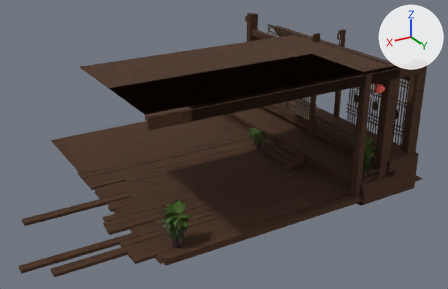
An edit to the FBX model Assets/Art/Models/scene2_textures.fbx, drawn before and after from the same camera.
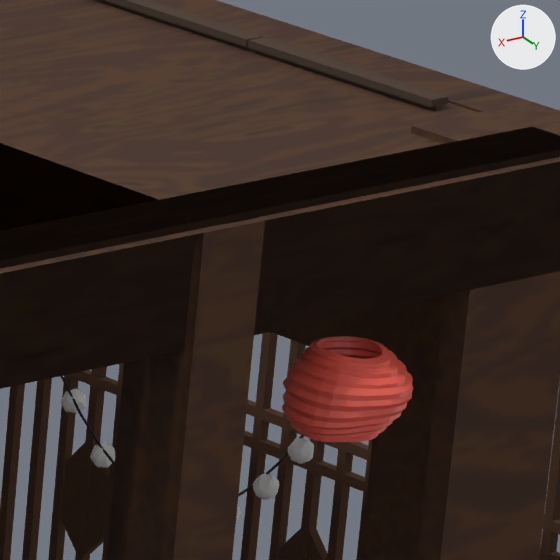
The first picture shows the older version from a 50 mm lens placed at (9.49, 16.65, 8.82), pointed at (0.11, 1.0, 1.0). The close-ups show the older and then the newer version on the part from 78% to 89% of the width and 19% to 36% of the height of that picture. Only the edits that show in the close-ups are written down. The axes (+X, +Y, +Z) are drawn at upper right. The lights are the same throughout. Where no turn or scale is listed for an object, it has been applied to the vertices.

Objects in the first close-up: 'Cube.011', 'fence long', 'lamp', 'lightstrip', 'pillar_roof'.
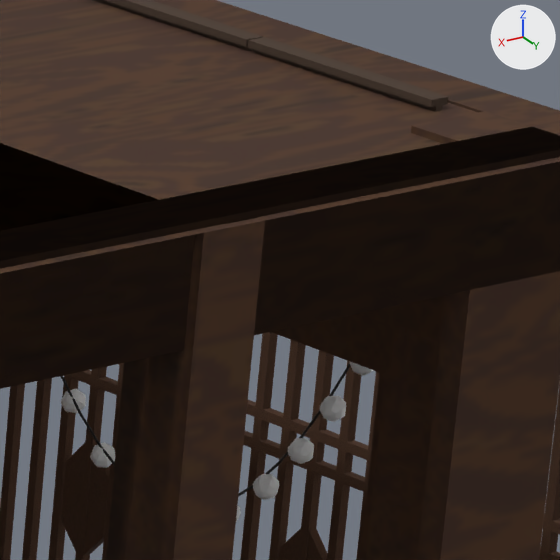
Where the newer file only moved an object's origin or applied its transform, the numbers keep the older frame.

The change in detail:
Object 'lamp' (ob_lamp) is deleted.

Location of each change, (x1, y1, x2, y2) in pixels of the close-ups (560 x 560 px):
'lamp', deleted (red): before (282, 336, 413, 442)
